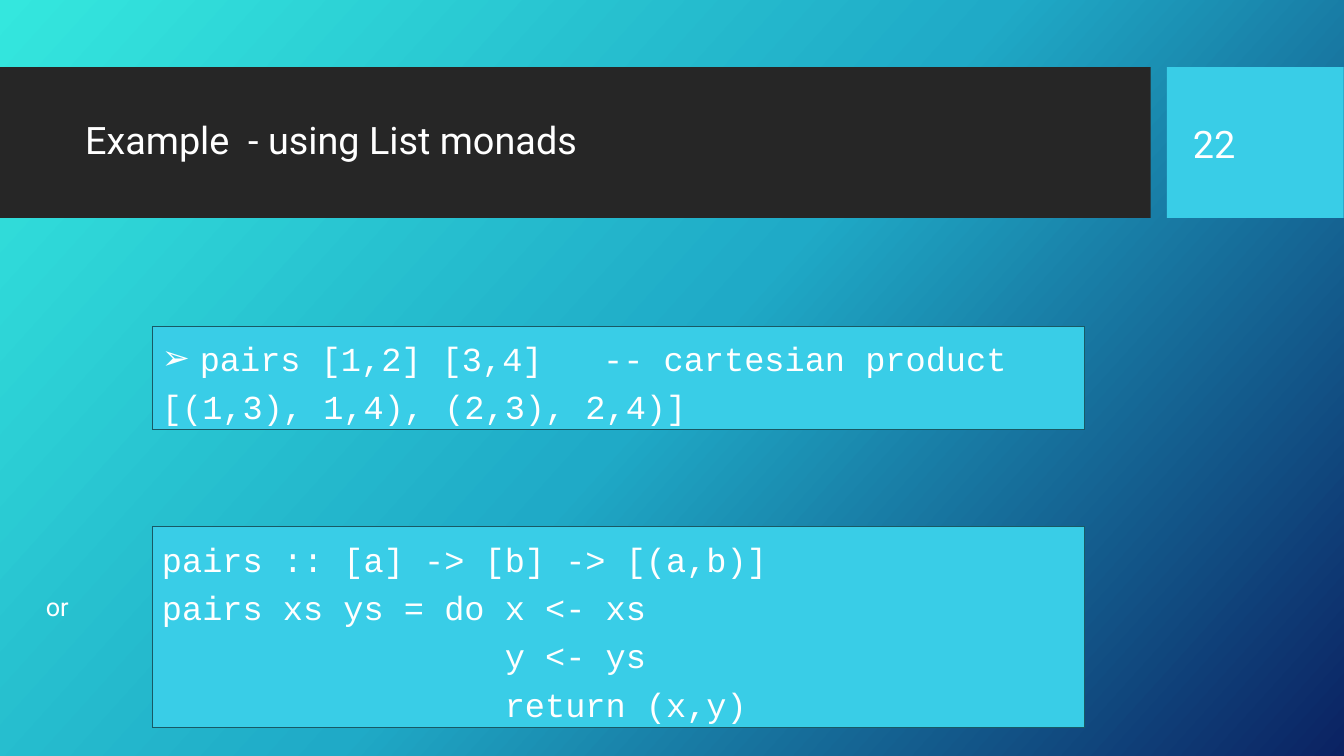
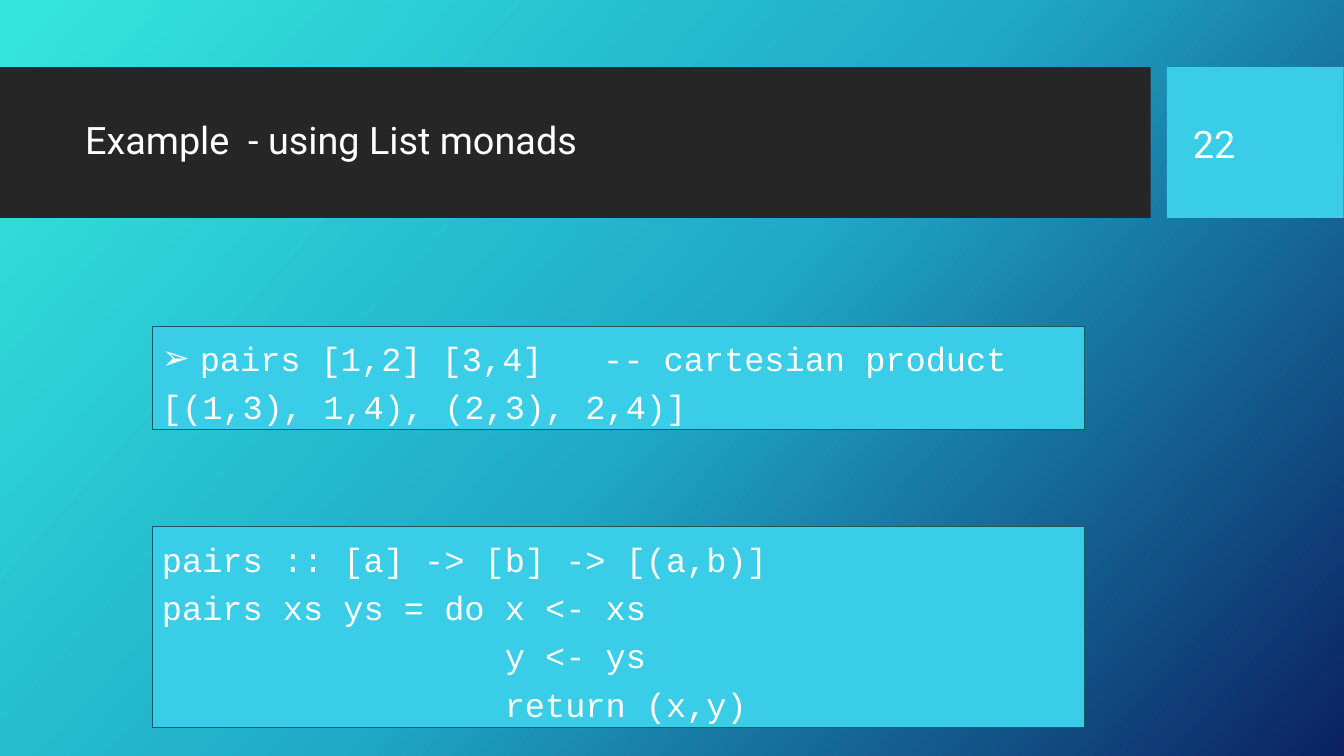
Before and after one commit to Fun-Prog-26/fun-prog-26, a slide deck: slide 23 of topic12-monads/unit-12a-lectures/talk-1/a-monads.pptx. Drawn at 1344x756 pixels with LibreOffice and Linux fonts; fonts in the diff are those of the drawing; background and template pictures are left out. Boxes give left, top, right and bottom in pixels: in the first picture for what was removed or moved away, otherwise in the second. Text is boxed around its words. In the diff, an @@ line names an element or a change of style, - is before the commit and + after.

```diff
--- a/topic12-monads/unit-12a-lectures/talk-1/a-monads.pptx
+++ b/topic12-monads/unit-12a-lectures/talk-1/a-monads.pptx
@@ text removed at (46,602,69,617) @@
-or
```
Also in this commit, not shown: 1 other slide changed, 3 other files.
